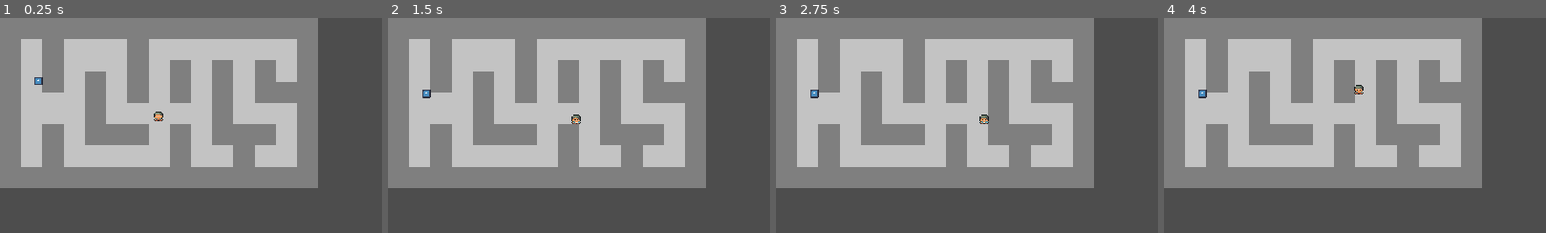
Above: before the commit, frames 1-4 (left to right).
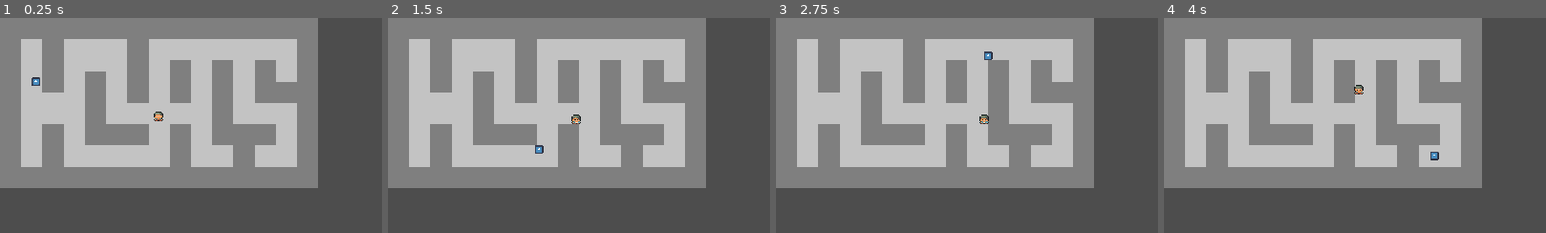
Above: after the commit, the same moments.

Repository: johnsyak/Servants-of-the-Tome
Game: Godot game, scene res://scenes/maps/world.tscn
Two runs of this game, one before a commit and one after it. Both use one fixed random seed, a clock stepped at 60 frames per second and the inputs below. The engine's default icon, where the game draws it, is replaced by a stand-in: a white triangle on a blue panel in a dark square.
Inputs:
- Up to frame 1 (0.25 s): no input
- Up to frame 2 (1.5 s): hold Right (ui_right) 0.53-1.28 s; hold Down (ui_down) from 1.28 s (still down)
- Up to frame 3 (2.75 s): tap Enter at 2 s; release Down (ui_down) at 2.03 s; hold Right (ui_right) from 2.03 s (still down)
- Up to frame 4 (4 s): release Right (ui_right) at 2.78 s; hold Up (ui_up) 2.78-3.53 s; hold Left (ui_left) from 3.53 s (still down)
The pictures show only the part of the screen within x 0-50%, y 0-50%; the shares and areas given below are measured in that part.

The runs differ from the first frame. In frame 1, 0.1% of the frame differs, in the area x 8-12%, y 27-32%; in frame 2, 0.2%; in frame 3, 0.2%; in frame 4, 0.2%, in the area x 9-72%, y 33-67%.

Commit message:
fixed pathing to take into account collision

Diff:
--- a/scenes/maps/world.tscn
+++ b/scenes/maps/world.tscn
@@ -124,9 +124,9 @@
 sources/0 = SubResource("TileSetAtlasSource_mwge7")
 
 [sub_resource type="NavigationPolygon" id="NavigationPolygon_ge4i1"]
-vertices = PackedVector2Array(289, 128, 320, 62, 320, 192, 289, 159, 288, 64, 255, 159, 255, 223, 224, 192, 224, 160, 226, 129, 97, 223, 128, 193, 97, 157, 128, 81, 447, 222, 384, 223, 385, 192, 417, 192, 446, 129, 417, 158, 384, 129, 353, 158, 352, 62, 383, 63, 351, 193, 352, 223, 289, 224, 446, 33, 447, 94, 418, 94, 417, 62, 225, 33, 256, 64, 256, 128, 33, 223, 33, 33, 63, 33, 64, 114, 63, 223, 65, 157, 191, 130, 160, 159, 160, 80, 189, 34, 97, 34, 96, 113)
-polygons = Array[PackedInt32Array]([PackedInt32Array(0, 1, 2, 3), PackedInt32Array(1, 0, 4), PackedInt32Array(5, 6, 7, 8, 9), PackedInt32Array(7, 6, 10, 11), PackedInt32Array(11, 10, 12, 13), PackedInt32Array(14, 15, 16, 17), PackedInt32Array(18, 14, 17, 19), PackedInt32Array(20, 18, 19, 21), PackedInt32Array(20, 21, 22, 23), PackedInt32Array(24, 25, 26, 2), PackedInt32Array(2, 26, 3), PackedInt32Array(27, 28, 29, 30), PackedInt32Array(31, 27, 30, 23, 22), PackedInt32Array(31, 22, 1), PackedInt32Array(31, 1, 4, 32), PackedInt32Array(9, 31, 32, 33, 5), PackedInt32Array(34, 35, 36, 37, 38), PackedInt32Array(39, 38, 37), PackedInt32Array(33, 0, 3, 5), PackedInt32Array(40, 9, 8, 41), PackedInt32Array(40, 41, 42, 43), PackedInt32Array(44, 43, 42, 13), PackedInt32Array(45, 44, 13, 12), PackedInt32Array(45, 12, 39, 37)])
-outlines = Array[PackedVector2Array]([PackedVector2Array(33, 33, 63, 33, 64, 114, 96, 113, 97, 34, 189, 34, 191, 130, 226, 129, 225, 33, 446, 33, 447, 94, 418, 94, 417, 62, 383, 63, 384, 129, 446, 129, 447, 222, 384, 223, 385, 192, 417, 192, 417, 158, 353, 158, 352, 62, 320, 62, 320, 192, 351, 193, 352, 223, 289, 224, 289, 159, 255, 159, 255, 223, 97, 223, 97, 157, 65, 157, 63, 223, 33, 223), PackedVector2Array(128, 81, 160, 80, 160, 159, 224, 160, 224, 192, 128, 193), PackedVector2Array(256, 64, 256, 128, 289, 128, 288, 64)])
+vertices = PackedVector2Array(292, 155, 292, 134, 315, 58, 316, 196, 293, 220, 292, 56, 229, 202, 251, 219, 103, 220, 124, 202, 124, 71, 103, 153, 104, 128, 250, 134, 251, 155, 228, 156, 231, 132, 60, 154, 60, 221, 38, 220, 39, 42, 59, 128, 390, 221, 389, 196, 424, 196, 442, 221, 443, 136, 425, 151, 378, 138, 357, 153, 355, 58, 378, 58, 348, 197, 348, 220, 58, 42, 104, 42, 186, 41, 165, 71, 187, 132, 166, 155, 250, 56, 231, 42, 445, 39, 420, 58, 443, 91, 421, 91)
+polygons = Array[PackedInt32Array]([PackedInt32Array(0, 1, 2, 3, 4), PackedInt32Array(2, 1, 5), PackedInt32Array(6, 7, 8, 9), PackedInt32Array(10, 9, 8, 11, 12), PackedInt32Array(13, 14, 7, 6, 15, 16), PackedInt32Array(17, 18, 19, 20, 21), PackedInt32Array(22, 23, 24, 25), PackedInt32Array(26, 25, 24, 27), PackedInt32Array(28, 26, 27, 29), PackedInt32Array(28, 29, 30, 31), PackedInt32Array(32, 33, 4, 3), PackedInt32Array(13, 1, 0, 14), PackedInt32Array(20, 34, 21), PackedInt32Array(17, 21, 12, 11), PackedInt32Array(10, 12, 35), PackedInt32Array(10, 35, 36, 37), PackedInt32Array(37, 36, 38, 39), PackedInt32Array(15, 39, 38, 16), PackedInt32Array(40, 13, 16, 41), PackedInt32Array(40, 41, 42, 5), PackedInt32Array(2, 5, 42, 30), PackedInt32Array(31, 30, 42), PackedInt32Array(43, 31, 42), PackedInt32Array(43, 42, 44, 45)])
+outlines = Array[PackedVector2Array]([PackedVector2Array(39, 42, 58, 42, 59, 128, 104, 128, 104, 42, 186, 41, 187, 132, 231, 132, 231, 42, 445, 39, 443, 91, 421, 91, 420, 58, 378, 58, 378, 138, 443, 136, 442, 221, 390, 221, 389, 196, 424, 196, 425, 151, 357, 153, 355, 58, 315, 58, 316, 196, 348, 197, 348, 220, 293, 220, 292, 155, 251, 155, 251, 219, 103, 220, 103, 153, 60, 154, 60, 221, 38, 220), PackedVector2Array(124, 71, 165, 71, 166, 155, 228, 156, 229, 202, 124, 202), PackedVector2Array(250, 56, 250, 134, 292, 134, 292, 56)])
 
 [node name="World" type="Node2D"]
 
@@ -152,7 +152,7 @@
 movement_target = NodePath("../NavTarget")
 
 [node name="NavTarget" type="Marker2D" parent="TileMap"]
-position = Vector2(238, 47)
+position = Vector2(400, 212)
 
 [node name="Player" parent="." instance=ExtResource("3_r8rjm")]
 position = Vector2(239, 147)
